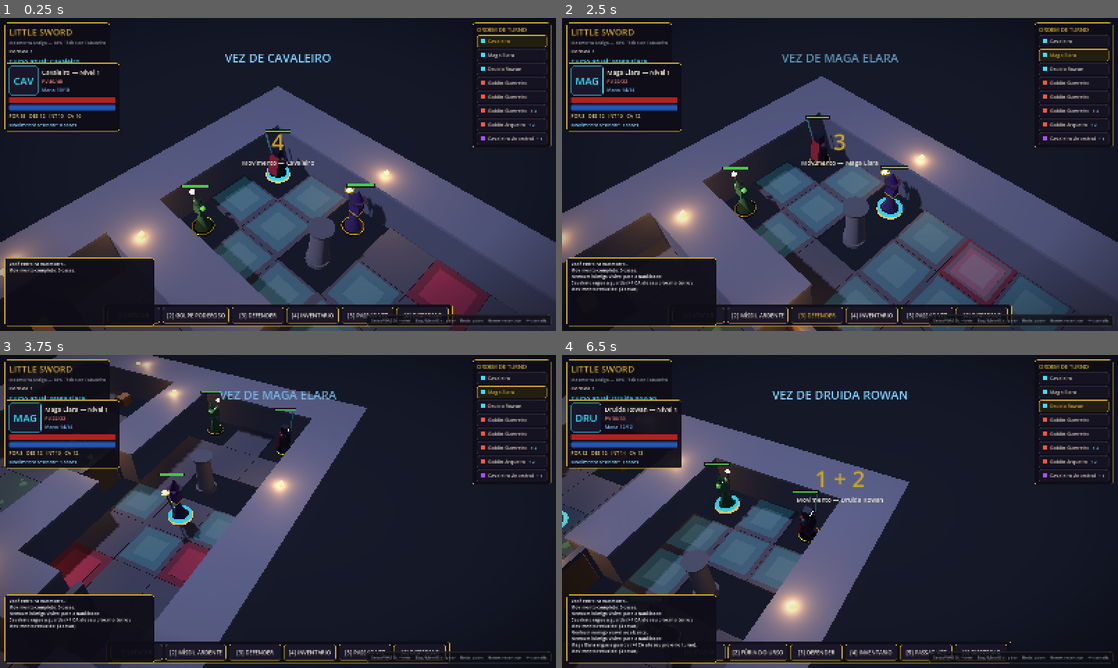
Above: before the commit, frames 1-4 (two rows, left to right).
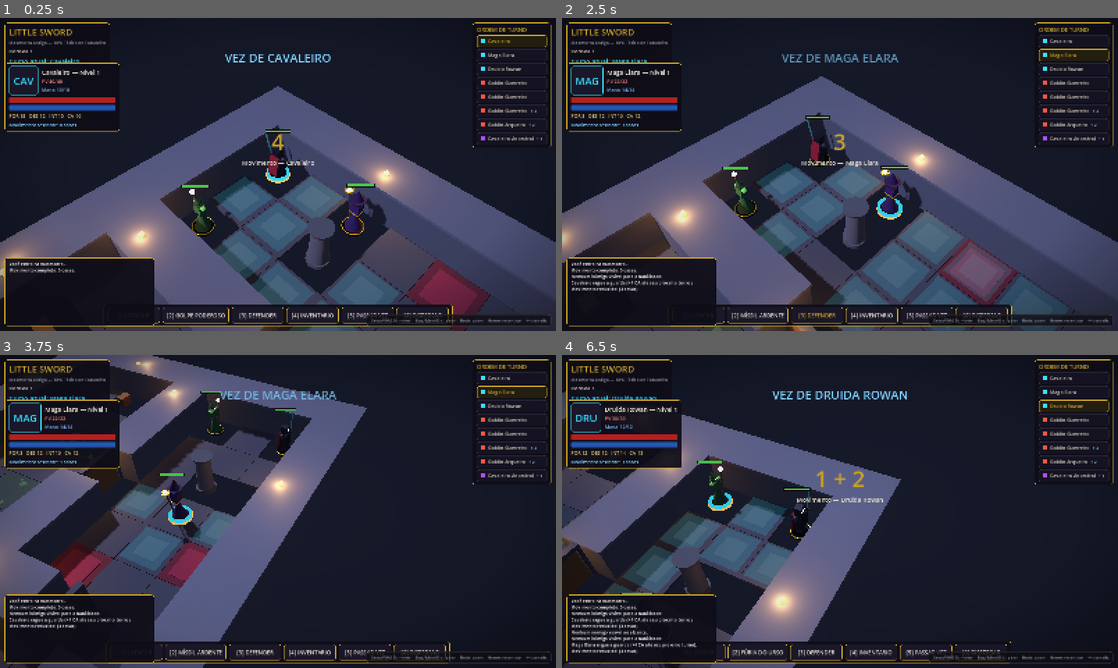
Above: after the commit, the same moments.

Repository: FalconiRod/Little-Sword
Game: Godot game, scene res://src/scenes/main.tscn
Two runs of this game, one before a commit and one after it. Both use one fixed random seed, a clock stepped at 60 frames per second and the inputs below.
Inputs (mouse positions are in pixels of both pictures, inside the frame that each line leads up to):
- Up to frame 1 (0.25 s): no input
- Up to frame 2 (2.5 s): click "[1] ATACAR" at 0.5 s; click "[2] GOLPE PODEROSO" at 1.25 s; click "[3] DEFENDER" at 2 s
- Up to frame 3 (3.75 s): tap Enter at 2.75 s; move the mouse to (250, 574) at 2.77 s; hold Q 2.78-3.53 s; hold W from 2.78 s (still down); click (250, 574) at 2.92 s; move the mouse to (444, 558) at 3.52 s; tap E at 3.6 s
- Up to frame 4 (6.5 s): move the mouse to (673, 464) at 4.27 s; release W at 4.28 s; hold A 4.28-5.78 s; tap 1 at 4.35 s; move the mouse to (867, 511) at 5.02 s; tap 2 at 5.1 s; click (867, 511) at 5.17 s; move the mouse to (756, 433) at 5.77 s; hold S from 5.78 s (still down); tap 3 at 5.85 s

The runs differ from the first frame. In frame 1, less than 0.1% of the frame differs, in the area x 0-90%, y 40-100%; in frame 2, less than 0.1%; in frame 3, less than 0.1%; in frame 4, 7.5%, in the area x 0-63%, y 11-100%.

Commit message:
v0.9.2: grid sincronizado com as casas impressas (D17) - centro=col*2+1, conversao unica grid_to_world/world_to_cell

Diff:
--- a/src/core/board_grid.gd
+++ b/src/core/board_grid.gd
@@ -80,7 +80,21 @@
 
 func world_pos(c: Vector3i) -> Vector3:
 	var e: int = elev_at(c)
-	return Vector3(c.x * TILE, c.z * FLOOR_H + e * ELEV_H, c.y * TILE)
+	return Vector3(c.x * TILE + TILE * 0.5,
+			c.z * FLOOR_H + e * ELEV_H,
+			c.y * TILE + TILE * 0.5)
+
+## CONVENÇÃO ÚNICA DE COORDENADAS (v0.9.2): a célula (col, row) ocupa o
+## quadrado [col*TILE, col*TILE+TILE] × [row*TILE, row*TILE+TILE]; seu
+## CENTRO fica em col*TILE + TILE/2 — coincidindo com as linhas impressas
+## na folha e com o shader de grade. TODA conversão posição<->célula do
+## jogo passa por este par (grid_to_world / world_to_cell); nada de
+## round/floor avulso em outros arquivos.
+func grid_to_world(cell: Vector3i) -> Vector3:
+	return world_pos(cell)
+
+func world_to_cell(p: Vector3, floor_idx := 0) -> Vector3i:
+	return Vector3i(floori(p.x / TILE), floori(p.z / TILE), floor_idx)
 
 static func chebyshev(a: Vector3i, b: Vector3i) -> int:
 	return max(abs(a.x - b.x), abs(a.y - b.y))
@@ -139,7 +153,7 @@
 	var steps := int(ceil(dist / (TILE * 0.25)))
 	for i in range(1, steps):
 		var p := wa.lerp(wb, float(i) / float(steps))
-		var cc := Vector3i(roundi(p.x / TILE), roundi(p.z / TILE), a.z)
+		var cc := world_to_cell(p, a.z)
 		if tiles.has(cc) and tiles[cc]["losb"]:
 			return false
 	return true
--- a/src/dungeon/environment_manager.gd
+++ b/src/dungeon/environment_manager.gd
@@ -347,9 +347,11 @@
 		st.begin(Mesh.PRIMITIVE_TRIANGLES)
 		for c in cells:
 			var y: float = BoardGrid.world_pos(c).y
-			var x0: float = c.x * BoardGrid.TILE - BoardGrid.TILE * 0.5
+			# Célula ocupa [col*TILE, col*TILE+TILE]: as linhas impressas da
+			# textura (múltiplos de cells_per_sheet*TILE) caem nas BORDAS.
+			var x0: float = c.x * BoardGrid.TILE
 			var x1: float = x0 + BoardGrid.TILE
-			var z0: float = c.y * BoardGrid.TILE - BoardGrid.TILE * 0.5
+			var z0: float = c.y * BoardGrid.TILE
 			var z1: float = z0 + BoardGrid.TILE
 			var u0: float = x0 / sheet_world
 			var u1: float = x1 / sheet_world
@@ -455,14 +457,17 @@
 				var r := rng.randf()
 				row.append("P" if r < 0.07 else ("o" if r < 0.09 else "."))
 		grid.append(row)
+	# Spawns proporcionais ao tamanho da mesa (funciona de 20x20 a 70x50).
 	var marks := {
 		"K": Vector2i(w / 2, h - 9),
 		"M": Vector2i(w / 2 - 2, h - 8),
 		"W": Vector2i(w / 2 + 2, h - 8),
-		"g": [Vector2i(10, 10), Vector2i(38, 12), Vector2i(14, 28),
-				Vector2i(33, 30)],
-		"a": Vector2i(24, 8),
-		"B": Vector2i(24, 4),
+		"g": [Vector2i(roundi(w * 0.20), roundi(h * 0.33)),
+				Vector2i(roundi(w * 0.76), roundi(h * 0.40)),
+				Vector2i(roundi(w * 0.28), roundi(h * 0.56)),
+				Vector2i(roundi(w * 0.66), roundi(h * 0.60))],
+		"a": Vector2i(roundi(w * 0.48), roundi(h * 0.16)),
+		"B": Vector2i(roundi(w * 0.48), roundi(h * 0.07)),
 	}
 	var stamps: Array = []
 	for ch in marks:
@@ -628,12 +633,13 @@
 	},
 
 	# --------------------------------------------- Bosque das Sombras ------
-	# Mapa grande procedural (50×50) com estética battle-grid: chão =
-	# folhas impressas de 20×20 células (400 casas, célula de 2,4 cm na
+	# Mapa procedural (30×30) com estética battle-grid: chão = folhas
+	# impressas de 20×20 células (400 casas, célula de 2,4 cm na
 	# impressão) repetidas lado a lado; árvores/rochas são miniaturas.
-	"bosque_50": {
-		"name": "Bosque das Sombras — 50×50",
-		"proc": {"w": 50, "h": 50, "seed": 20260823},
+	# Tamanho ajustável em "proc" (w/h); spawns são proporcionais.
+	"bosque_30": {
+		"name": "Bosque das Sombras — 30×30",
+		"proc": {"w": 30, "h": 30, "seed": 20260823},
 		"floors": [],
 		"sheet": {"tex": "res://src/assets/piso bosque/bosque.jpg",
 			"cells_per_sheet": 20.0, "grid": true},
--- a/src/player/player_controller.gd
+++ b/src/player/player_controller.gd
@@ -317,7 +317,7 @@
 			if t <= 0.01 or t >= best_t:
 				continue
 			var p := origin + dir * t
-			var c := Vector3i(roundi(p.x / BoardGrid.TILE), roundi(p.z / BoardGrid.TILE), f)
+			var c := BoardGrid.world_to_cell(p, f)
 			if BoardGrid.tiles.has(c):
 				best = c
 				best_t = t
Not shown, changed: docs/AI_MEMORY/SESSION_MEMORY.md
Not shown, changed: docs/CHANGELOG.md
Not shown, changed: docs/CURRENT_STATE.md
Not shown, changed: docs/DECISIONS.md
